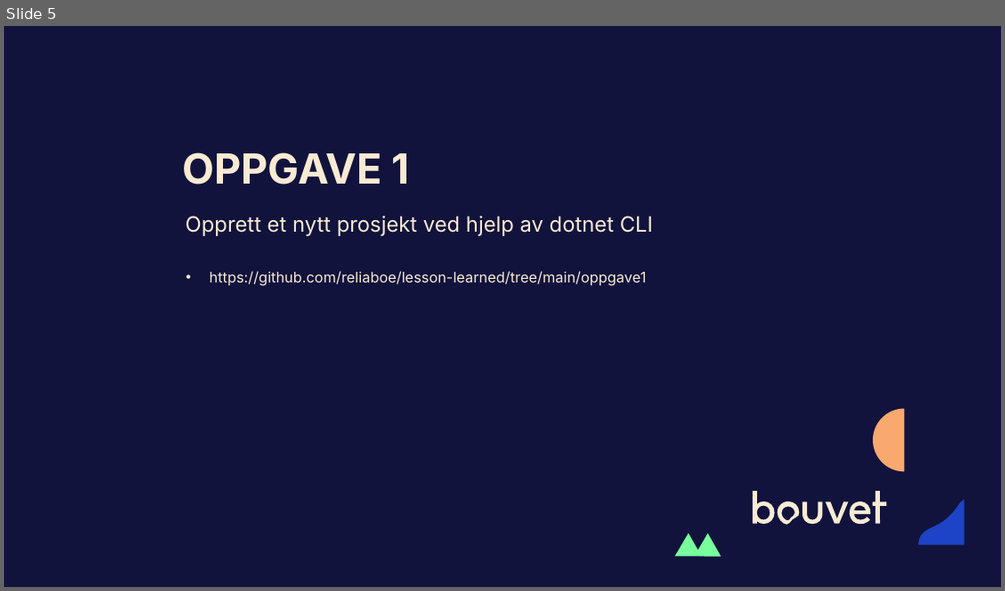
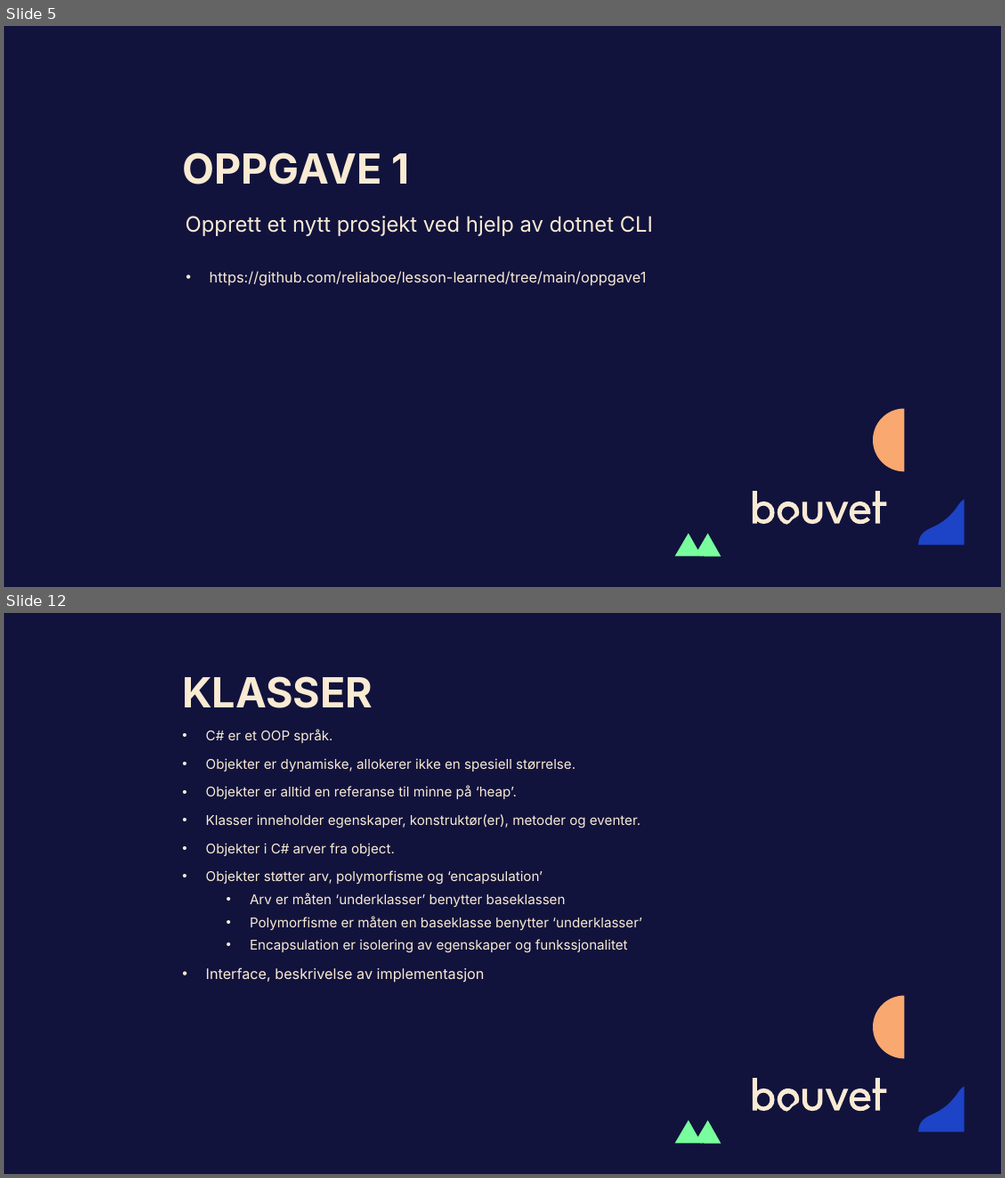
Before and after one commit to reliaboe/lesson-learned, a slide deck: presentasjon.pptx. Shown one above the other, each under a label of ours: slide 5 before the commit, slides 5 and 12 after it; the slides between them are not shown. The pictures are 1005x591 and 1005x1178 pixels, drawn with LibreOffice and Linux fonts; fonts in the diff are those of the drawing. Boxes give left, top, right and bottom in pixels: in the first picture for what was removed or moved away, otherwise in the second. Text is boxed around its words. In the diff, an @@ line names an element or a change of style, - is before the commit and + after.

Commit message:
Typer, klasser og objekter

```diff
--- a/presentasjon.pptx
+++ b/presentasjon.pptx
@@ slide 12 added at <box>4,613,1001,1174</box>, background #11133C; not listed: 5 template elements that a slide beside it also shows @@
@@ title added at <box>182,676,372,708</box>, 40 pt, text #F9EAD3, bold @@
+KLASSER
@@ text added at <box>206,729,642,982</box>, 12.9 pt, text #F9EAD3 @@
+• C# er et OOP språk.
+• Objekter er dynamiske, allokerer ikke en spesiell størrelse.
+• Objekter er alltid en referanse til minne på ‘heap’.
+• Klasser inneholder egenskaper, konstruktør(er), metoder og eventer.
+• Objekter i C# arver fra object.
+• Objekter støtter arv, polymorfisme og ‘encapsulation’
+  • Arv er måten ‘underklasser’ benytter baseklassen
+  • Polymorfisme er måten en baseklasse benytter ‘underklasser’
+  • Encapsulation er isolering av egenskaper og funkssjonalitet
+• Interface, beskrivelse av implementasjon
```
Also in this commit, not shown: 1 slide changed, 7 other slides added, 8 other files.
